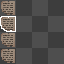
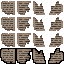
Comparing the layer stacks of the two w=64, h=64 images. Changes:
painted on "text" over [19, 2, 61, 62]
painted on "base" over [0, 1, 64, 64]
hid group "BG" (5 layers) over [0, 0, 64, 64]
